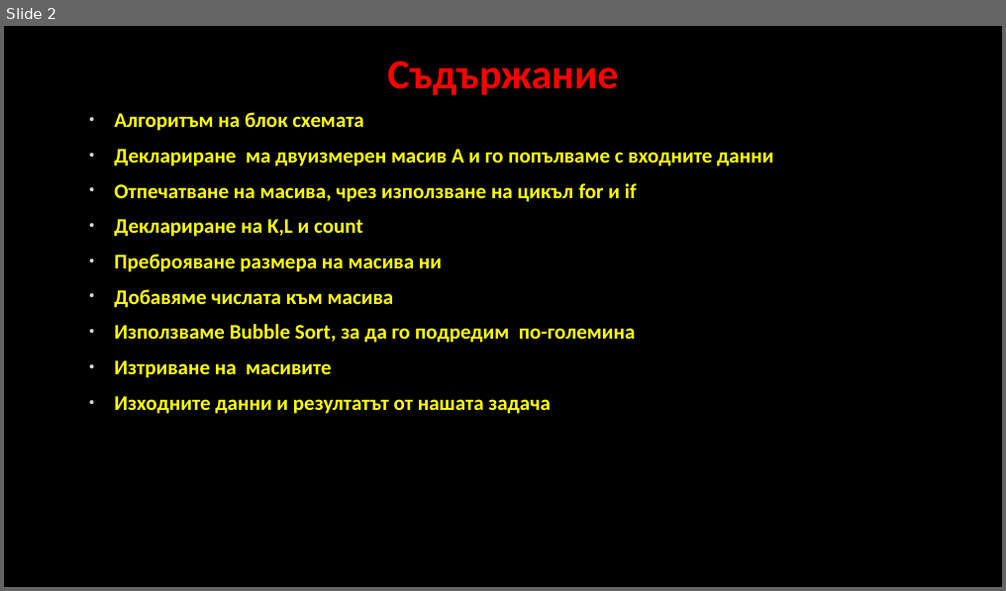
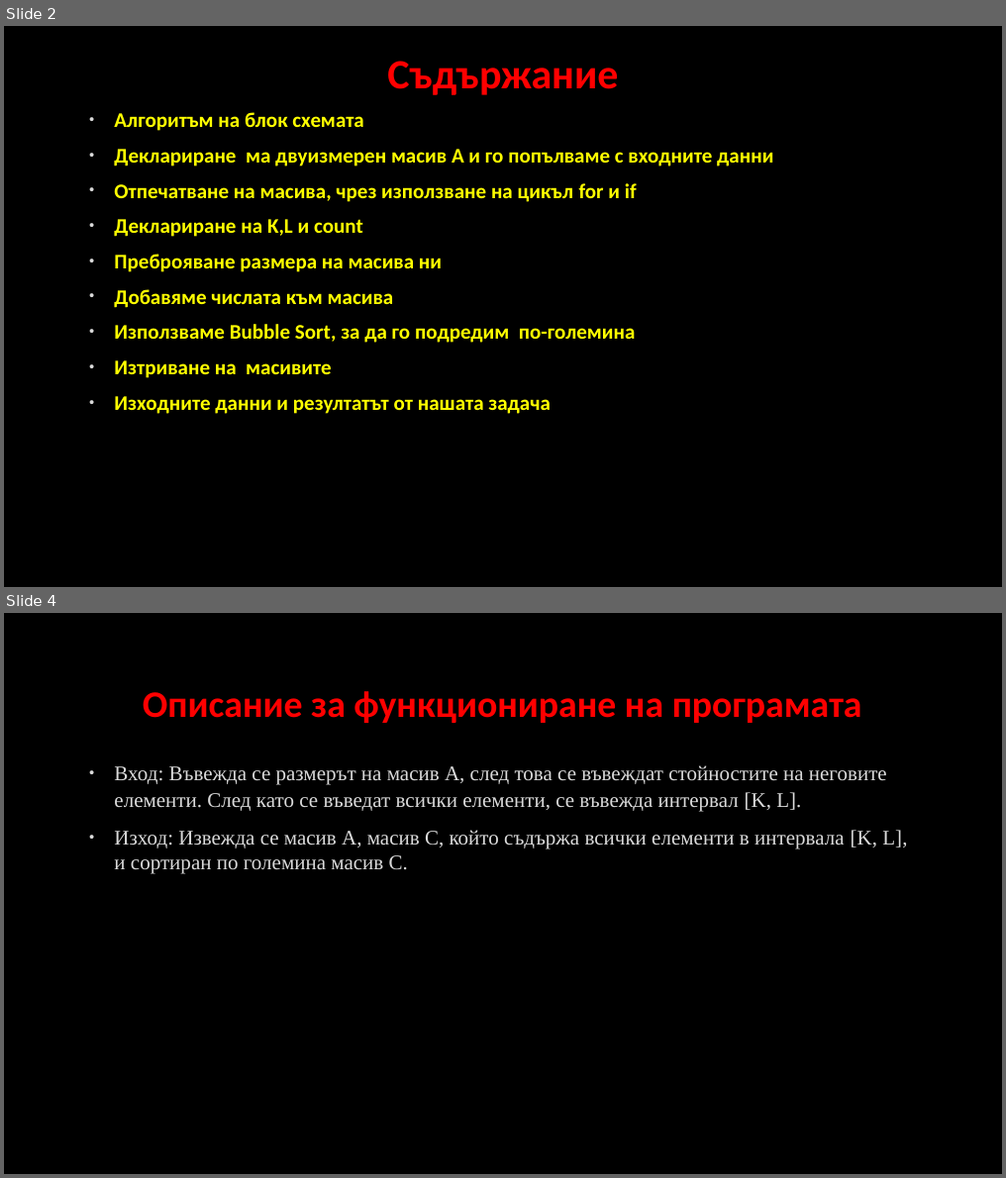
Before and after one commit to astoychev0/PI-, a slide deck: kr_011.tu.pptx. Shown one above the other, each under a label of ours: slide 2 before the commit, slides 2 and 4 after it; the slides between them are not shown. The pictures are 1006x591 and 1006x1178 pixels, drawn with LibreOffice and Linux fonts; fonts in the diff are those of the drawing; background and template pictures are left out. Boxes give left, top, right and bottom in pixels: in the first picture for what was removed or moved away, otherwise in the second. Text is boxed around its words. In the diff, an @@ line names an element or a change of style, - is before the commit and + after.

```diff
--- a/kr_011.tu.pptx
+++ b/kr_011.tu.pptx
@@ slide 4 added at (4, 613, 1002, 1174), background picture (left out) @@
@@ title added at (143, 691, 862, 723), 36 pt, text #FF0000, bold @@
+Описание за функциониране на програмата
@@ text added at (114, 765, 907, 874), 20 pt, text #DADADA @@
+• Вход: Въвежда се размерът на масив А, след това се въвеждат стойностите на неговите елементи. След като се въведат всички елементи, се въвежда интервал [K, L].
+• Изход: Извежда се масив А, масив С, който съдържа всички елементи в интервала [K, L], и сортиран по големина масив С.
```
Also in this commit, not shown: 3 slides changed, 2 other slides added.
